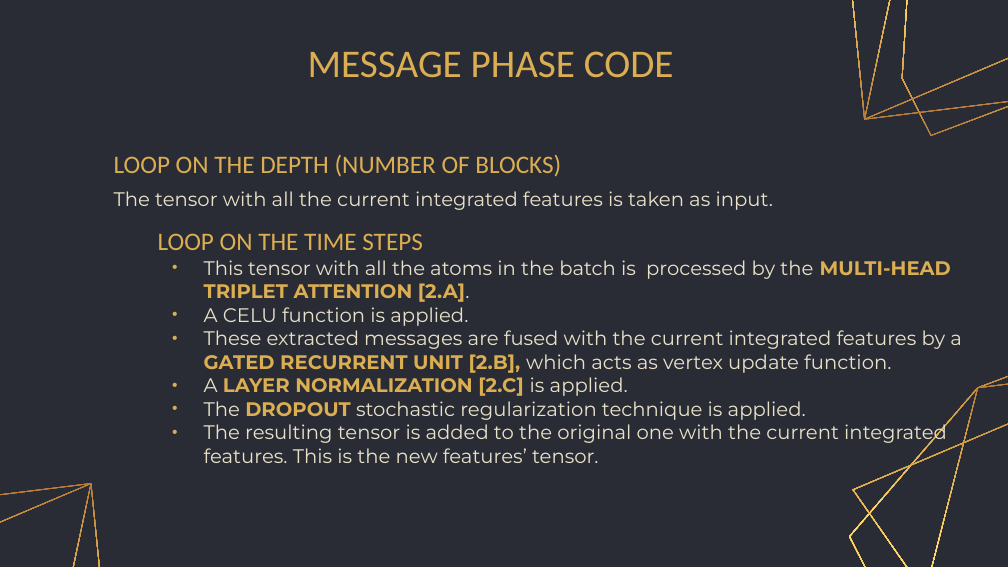
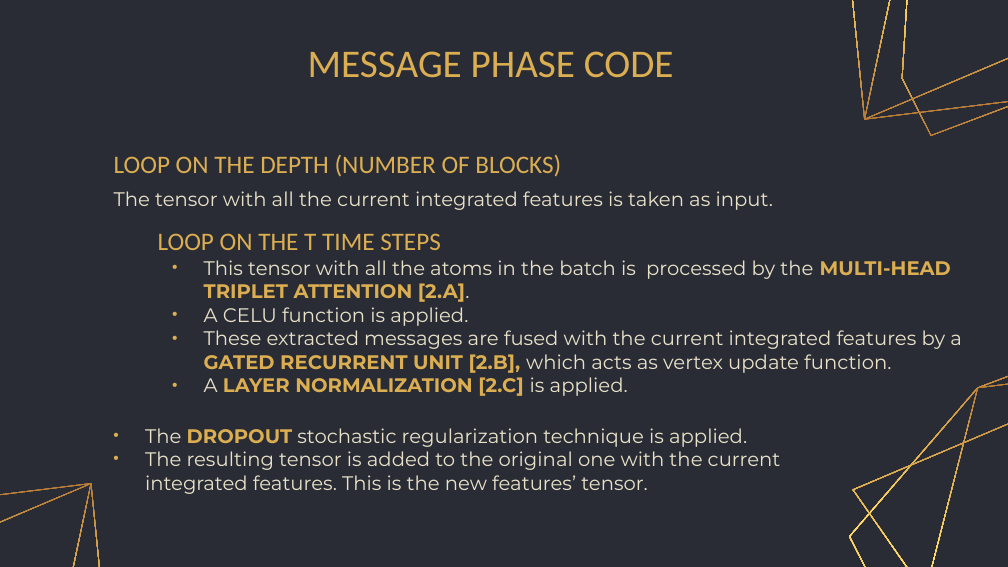
Before and after one commit to gretagrassmann/Machine-Learning-Exam, a slide deck: slide 12 of ML_presentation.pptx. Drawn at 1008x567 pixels with LibreOffice and Linux fonts; fonts in the diff are those of the drawing. Boxes give left, top, right and bottom in pixels: in the first picture for what was removed or moved away, otherwise in the second. Text is boxed around its words. In the diff, an @@ line names an element or a change of style, - is before the commit and + after.

```diff
--- a/ML_presentation.pptx
+++ b/ML_presentation.pptx
@@ subtitle at (x1=158, y1=233, x2=441, y2=250): text changed @@
-LOOP ON THE TIME STEPS
+LOOP ON THE T TIME STEPS
@@ subtitle at (x1=204, y1=401, x2=947, y2=463): paragraphs removed @@
-• The DROPOUT stochastic regularization technique is applied.
-• The resulting tensor is added to the original one with the current integrated features. This is the new features’ tensor.
@@ text added at (x1=145, y1=428, x2=781, y2=494), 14 pt, text #E9E2C9 @@
+• The DROPOUT stochastic regularization technique is applied.
+• The resulting tensor is added to the original one with the current integrated features. This is the new features’ tensor.
```
Also in this commit, not shown: 10 other slides changed.
